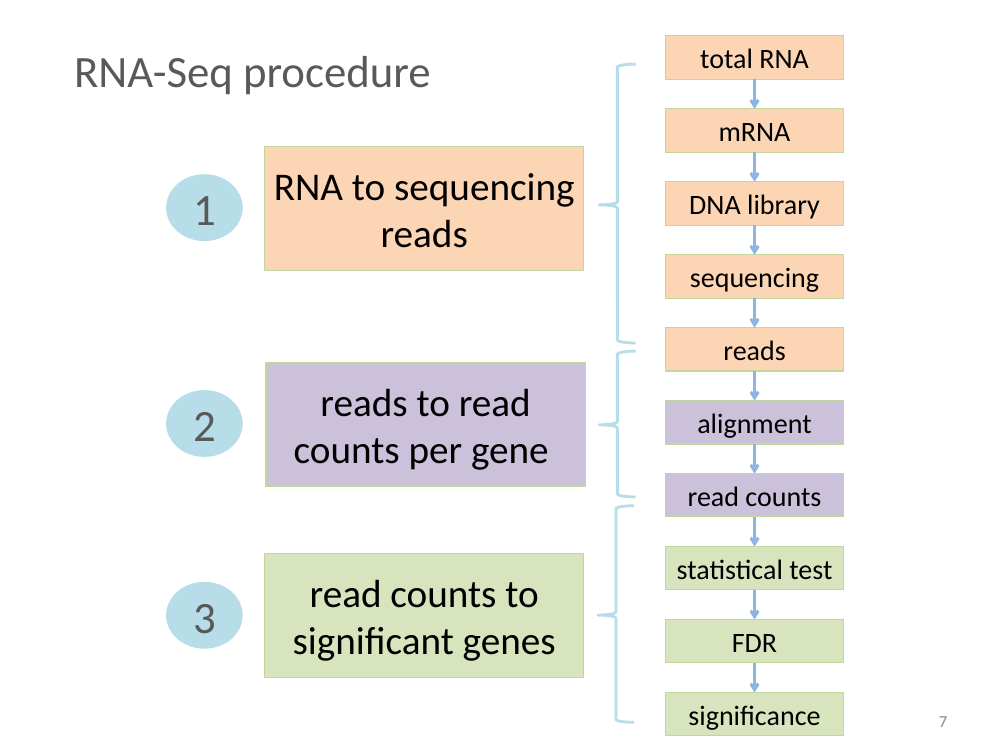
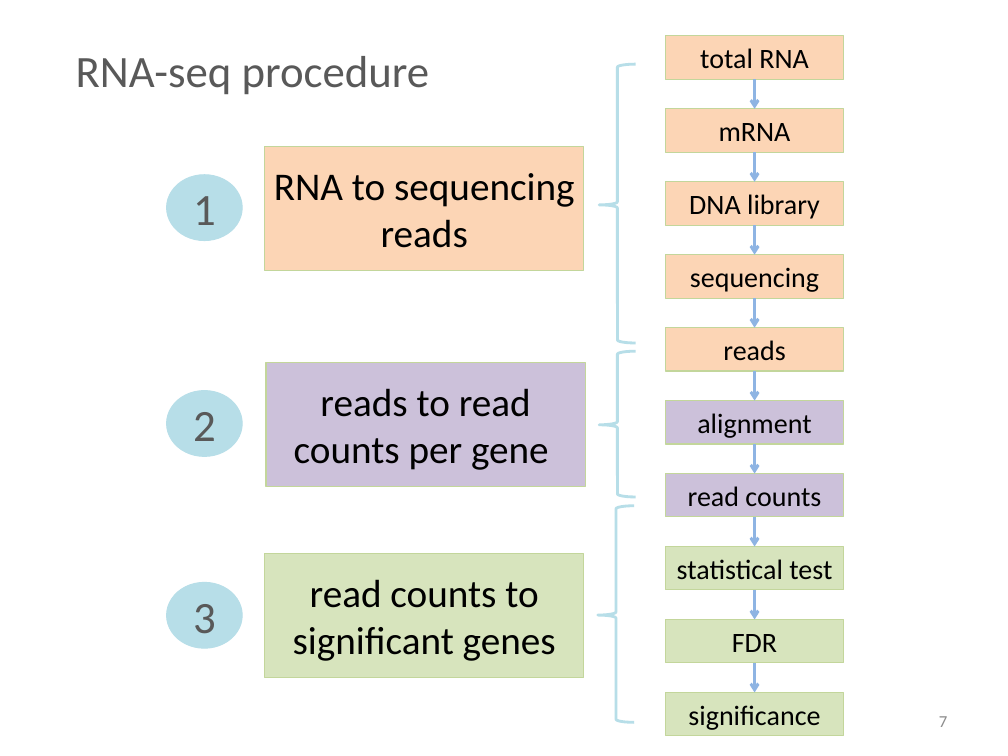
Before and after one commit to liu3zhenlab/teaching, a slide deck: slide 7 of RNA-Seq-Workshop/2024/lectures/DE-lecture_2024.pptx. Drawn at 1008x756 pixels with LibreOffice and Linux fonts; fonts in the diff are those of the drawing. Boxes give left, top, right and bottom in pixels: in the first picture for what was removed or moved away, otherwise in the second. Text is boxed around its words. In the diff, an @@ line names an element or a change of style, - is before the commit and + after.

```diff
--- a/RNA-Seq-Workshop/2024/lectures/DE-lecture_2024.pptx
+++ b/RNA-Seq-Workshop/2024/lectures/DE-lecture_2024.pptx
@@ title at bbox=[76, 56, 430, 94]: text changed @@
-RNA-Seq procedure
+RNA-seq procedure
```
Also in this commit, not shown: 1 other slide changed, 5 other files.
